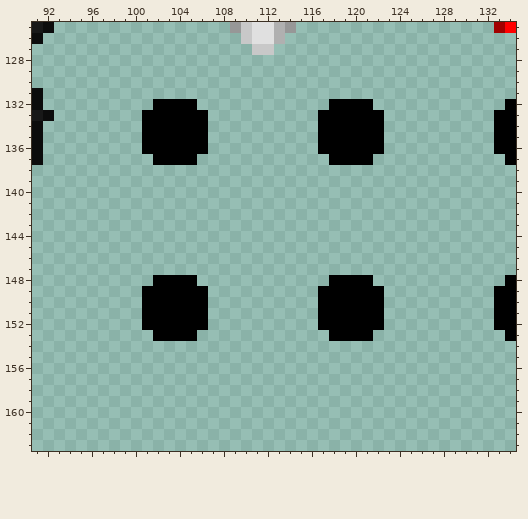
File history of a pixel-art file, Assets/Tiles/TileSet.aseprite. Above is the file before it was changed.
256x256 pixels, 1 frame. Colours within 5 levels of each other are drawn and written as one. Shown: x 91..134, y 125..163. The commit also changed other parts of the picture, which this record leaves out.
Once edited:
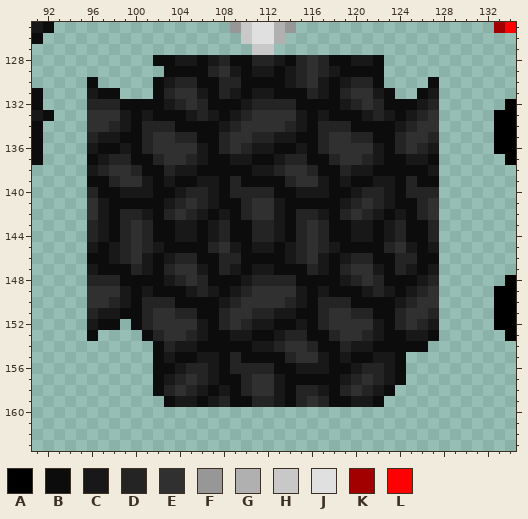
Palette (. is transparent): A #000000  B #0c0c0c  C #181818  D #242424  E #303030  F #979797  G #b0b0b0  H #c8c8c8  J #e0e0e0  K #a20000  L #ff0000
Edits made:
@@ x 91..134 @@
 127 ....................HH......................
-128 ............................................
-129 ............................................
-130 ............................................
-131 B...........................................
-132 B..........AAAA............AAAA............A
-133 CB........AAAAAA..........AAAAAA..........AA
-134 B.........AAAAAA..........AAAAAA..........AA
-135 B.........AAAAAA..........AAAAAA..........AA
-136 B.........AAAAAA..........AAAAAA..........AA
-137 B..........AAAA............AAAA............A
-138 ............................................
-139 ............................................
-140 ............................................
-141 ............................................
-142 ............................................
-143 ............................................
-144 ............................................
-145 ............................................
-146 ............................................
-147 ............................................
-148 ...........AAAA............AAAA............A
-149 ..........AAAAAA..........AAAAAA..........AA
-150 ..........AAAAAA..........AAAAAA..........AA
-151 ..........AAAAAA..........AAAAAA..........AA
-152 ..........AAAAAA..........AAAAAA..........AA
-153 ...........AAAA............AAAA............A
-154 ............................................
-155 ............................................
-156 ............................................
-157 ............................................
-158 ............................................
-159 ............................................
+128 ...........BBCCBCDBBDDCBDEDBBCCB............
+129 ............BBBBDECBCCBCDEDCBBBB............
+130 .....B.....BCDDBBDDBBBBCDECBCDDB....B.......
+131 B....CBB...BDEECBDCBCCBBBDCBDEECB..BC.......
+132 B....DDDBBBBCDEDBBBCDDDDBBBBCDEDBBBCD......A
+133 CB...EEECBCBBBCDCBCDEEEECBCBBBCDCBCDE.....AA
+134 B....EEDCBDDDBBBBCDEEEEDCBDDDBBBBCDEE.....AA
+135 B....DCCBBDEEDDBBDEEDDCCBBDEEDDBBDEED.....AA
+136 B....CBBCBDEEEECBDEDCCBBCBDEEEECBDEDC.....AA
+137 B....BCDDBBDEEDCBBCCBBCDDBBDEEDCBBCCB......A
+138 .....CDEEDBBDCCBBBBBCCDEEDBBDCCBBBBBC.......
+139 .....BBDEECBCBBCCBDBBBBDEECBCBBCCBDBB.......
+140 .....DBBCCCBBCDDCBDDDDBBCCCBBCDDCBDDD.......
+141 .....ECBBBBBCDEDCBBDEECBBBBBCDEDCBBDE.......
+142 .....ECBDDCBDEDCBCBDEECBDDCBDEDCBCBDE.......
+143 .....DCBDEDBBCCBCDBBDDCBDEDBBCCBCDBBD.......
+144 .....DCBDEDBBCCBCDBBDDCBDEDBBCCBCDBBD.......
+145 .....CBCDEDCBBBBDECBCCBCDEDCBBBBDECBC.......
+146 .....BBCDECBCDDBBDDBBBBCDECBCDDBBDDBB.......
+147 .....CBBBDCBDEECBDCBCCBBBDCBDEECBDCBC.......
+148 .....DDDBBBBCDEDBBBCDDDDBBBBCDEDBBBCD......A
+149 .....EEECBCBBBCDCBCDEEEECBCBBBCDCBCDE.....AA
+150 .....EEDCBDDDBBBBCDEEEEDCBDDDBBBBCDEE.....AA
+151 .....DCCBBDEEDDBBDEEDDCCBBDEEDDBBDEED.....AA
+152 .....CBB.BDEEEECBDEDCCBBCBDEEEECBDEDC.....AA
+153 .....B....BDEEDCBBCCBBCDDBBDEEDCBBCCB......A
+154 ...........BDCCBBBBBCCDEEDBBDCCBBBBB........
+155 ...........BCBBCCBDBBBBDEECBCBBCCB..........
+156 ...........BBCDDCBDDDDBBCCCBBCDDCB..........
+157 ...........BCDEDCBBDEECBBBBBCDEDCB..........
+158 ...........BDEDCBCBDEECBDDCBDEDCB...........
+159 ............BCCBCDBBDDCBDEDBBCCB............
 160 ............................................
Changed places in both pictures, as pixel boxes (x1, y1, x2, y2):
changed: (87, 55, 439, 407)
